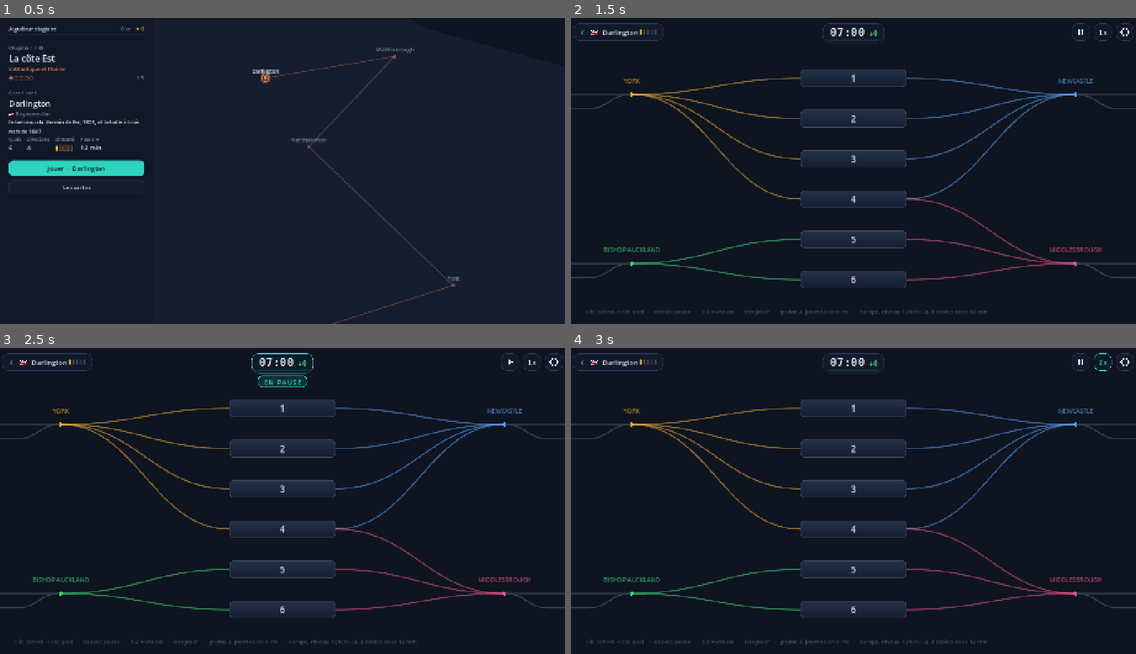
Above: before the commit, frames 1-4 (two rows, left to right).
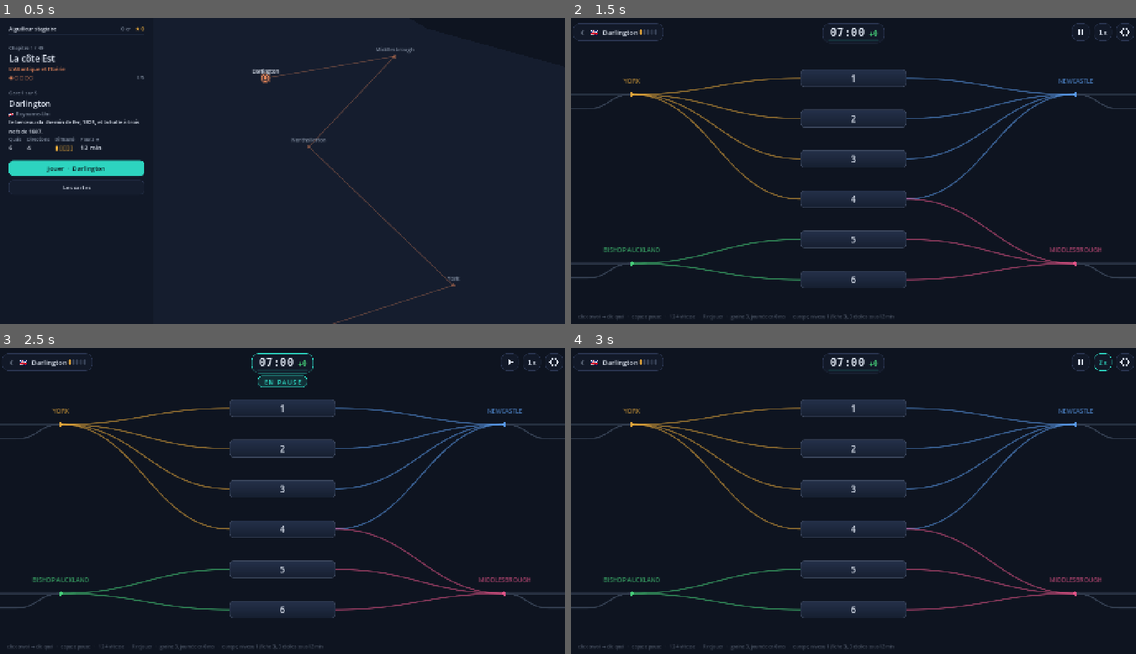
Above: after the commit, the same moments.

Repository: VincentDebaty/station
Game: Godot game, scene res://jeu/app.tscn
Same seed, same stepped clock (60 frames per second), same inputs: the game is played once before the commit and once after it.
Inputs (mouse positions are in pixels of both pictures, inside the frame that each line leads up to):
- Up to frame 1 (0.5 s): no input
- Up to frame 2 (1.5 s): click "Jouer · Darlington" at 0.5 s; click "Commencer" at 1.25 s
- Up to frame 3 (2.5 s): tap Enter at 2 s; move the mouse to (406, 485) at 2.02 s; tap 1 at 2.1 s; click (406, 485) at 2.17 s; tap Space at 2.27 s
- Up to frame 4 (3 s): tap Space at 2.75 s; move the mouse to (740, 516) at 2.77 s; tap 2 at 2.85 s; click (740, 516) at 2.92 s

Frame 1 is identical in both runs. In frame 2, 0.4% of the frame differs, in the area x 1-74%, y 95-99%; in frame 3, 0.4%; in frame 4, 0.4%.

Commit message:
Un régime tactile forçable, et le projet iOS s'exporte
L'export iOS refusait avec un message VIDE en ligne de commande. La cause
n'était pas dans le préréglage mais dans les réglages du projet : une
plateforme mobile exige la compression de texture ETC2/ASTC, et
l'avertissement ne vit que dans le bandeau de la fenêtre d'export de
l'éditeur. Une heure de suppositions à l'aveugle, puis Vincent a ouvert
l'éditeur et le texte rouge disait tout. Leçon consignée : quand la ligne
de commande se tait, c'est l'éditeur qu'il faut ouvrir.

project.godot déclare donc import_etc2_astc, et le projet Xcode se génère.
Reste la signature, qui demande un compte Apple dans Xcode.

Le simulateur est une impasse : l'exportateur iOS de Godot 4.7 ne produit
que l'architecture de l'appareil, et l'édition de liens pour le simulateur
échoue sur un _main introuvable. D'où STATION_TACTILE=1, qui force au
bureau le régime du téléphone — UIK à 1,5 et le facteur de bandeau à 1,93,
ce que la mesure donne sur un iPhone 17 en paysage. C'est le seul moyen de
voir la passe tactile sans appareil, et il a servi tout de suite : la ligne
de mise au point débordait de l'écran une fois grossie. Elle ne suit plus
le facteur du bandeau.

Contrôles : carte-check R10 vert, net-check vert.

Co-Authored-By: Claude Opus 5 <noreply@anthropic.com>

Diff:
--- a/jeu/style.gd
+++ b/jeu/style.gd
@@ -63,8 +63,20 @@
 
 ## À appeler une fois l'écran connu. Sans elle, les deux facteurs valent 1 et
 ## le jeu s'affiche comme au bureau — ce qui est le bon repli.
+## STATION_TACTILE=1 force le régime du téléphone au bureau : c'est le seul
+## moyen de VOIR la passe tactile sans appareil, l'exportateur iOS de Godot 4.7
+## ne produisant que l'architecture de l'appareil (pas de simulateur).
+## STATION_TACTILE=0 force l'inverse, pour comparer.
 static func calibrer(viewport: Viewport) -> void:
-	UIK = 1.5 if DisplayServer.is_touchscreen_available() else 1.0
+	var force := OS.get_environment("STATION_TACTILE")
+	var tactile: bool = force == "1" if force != "" else DisplayServer.is_touchscreen_available()
+	UIK = 1.5 if tactile else 1.0
+	if force == "1":
+		# Au bureau, la fenêtre est déjà à l'échelle du viewport : sans cela le
+		# bandeau ne bougerait pas, et l'essai ne montrerait que la moitié de la
+		# passe. 1,93 est ce que la mesure donne sur un iPhone 17 en paysage.
+		HUD_K = 1.93
+		return
 	var dpi := DisplayServer.screen_get_dpi()
 	var large := float(DisplayServer.window_get_size().x)
 	var unites := viewport.get_visible_rect().size.x
--- a/jeu/vue_jeu.gd
+++ b/jeu/vue_jeu.gd
@@ -754,10 +754,13 @@
 	# Le jeu web est « 100 % visuel » et n'a aucune bande de texte. Celle-ci est
 	# un outil de mise au point — c'est elle qui donne la graine à citer dans un
 	# retour de test. Volontairement discrète, et elle partira au moteur final.
-	draw_string(sans, Vector2(28 * k, size_ecran().y - 20 * k),
+	# Elle ne suit PAS le facteur du bandeau : grossie, elle déborde de l'écran
+	# d'un téléphone (mesuré le 3 septembre 2026). Petite, elle reste lisible
+	# quand on la cherche et invisible quand on joue — ce qu'on veut d'elle.
+	draw_string(sans, Vector2(18, size_ecran().y - 14),
 		"clic convoi → clic quai   ·   espace pause   ·   1 2 4 vitesse   ·   R rejouer   ·   graine %d, journée en %d ms   ·   %s"
 			% [graine, duree_generation_ms, _niveau_texte()],
-		HORIZONTAL_ALIGNMENT_LEFT, -1, ti.call(11), Color(Sty.MUET, 0.55))
+		HORIZONTAL_ALIGNMENT_LEFT, -1, 11, Color(Sty.MUET, 0.55))
 
 
 # --- le repère du tutoriel --------------------------------------------------
--- a/project.godot
+++ b/project.godot
@@ -1,13 +1,10 @@
-; Projet Godot de Station — POSÉ À LA RACINE DU DÉPÔT, volontairement.
+; Engine configuration file.
+; It's best edited using the editor UI and not directly,
+; since the parameters that go here are not all obvious.
 ;
-; La raison est celle qui a guidé six mois de travail : UNE SEULE COPIE des
-; données. `res://data/stations/...` pointe directement sur les 401 fiches que
-; lisent aussi les quatre contrôles Node et le prototype web. Un sous-dossier
-; `godot/` aurait imposé de dupliquer `data/` ou d'ajouter une étape de copie —
-; exactement le risque de désynchronisation que le projet évite.
-;
-; Les dossiers du prototype (js, css, tools, prototypes, icons, assets) portent
-; un `.gdignore` : Godot ne les voit pas. Voir PORTAGE-GODOT.md.
+; Format:
+;   [section] ; section goes between []
+;   param=value ; assign values to parameters
 
 config_version=5
 
@@ -17,9 +14,6 @@
 config/description="Jeu d'aiguillage ferroviaire. Le poste d'aiguillage."
 run/main_scene="res://jeu/app.tscn"
 config/features=PackedStringArray("4.7", "Mobile")
-; L'icône de l'application. Le prototype a les siennes (icons/), mais ce dossier
-; porte un .gdignore : Godot ne le voit pas. D'où cette copie, la seule du
-; projet — une icône est un asset du moteur, pas une donnée de jeu.
 config/icon="res://jeu/icone.png"
 
 [autoload]
@@ -29,10 +23,6 @@
 
 [display]
 
-; LE VIEWPORT REPREND LE GABARIT DU PROTOTYPE — 1400 x 760, axe à y=400.
-; Une unité monde du prototype vaut donc UN pixel Godot : CAR_LEN 30 reste 30,
-; PLAT_H 42 reste 42, PLAT_LEN 262 reste 262. Le gabarit se transpose
-; littéralement, sans facteur d'échelle à retenir (PORTAGE-GODOT.md §4).
 window/size/viewport_width=1400
 window/size/viewport_height=760
 window/stretch/mode="canvas_items"
@@ -41,6 +31,13 @@
 
 [rendering]
 
+; LA COMPRESSION DE TEXTURE D'UNE PLATEFORME MOBILE. Sans elle, l'export iOS
+; refuse — et en ligne de commande il refuse SANS MESSAGE : la validation du
+; préréglage est vide, l'avertissement vit ailleurs, dans le bandeau de la
+; fenêtre d'export. Trouvé le 3 septembre 2026 en ouvrant l'éditeur, après
+; une heure de suppositions à l'aveugle. Le jeu n'a qu'une texture (l'icône) :
+; c'est une formalité, mais une formalité bloquante.
+textures/vram_compression/import_etc2_astc=true
+
 renderer/rendering_method="mobile"
-renderer/rendering_method.mobile="mobile"
 environment/defaults/default_clear_color=Color(0.0549, 0.0784, 0.1255, 1)
Not shown, added: jeu/app.gd.uid
Not shown, added: jeu/bench_journee.gd.uid
Not shown, added: jeu/capture.gd.uid
Not shown, added: jeu/catalogue.gd.uid
Not shown, added: jeu/donnees.gd.uid
Not shown, added: jeu/enclenchement.gd.uid
Not shown, added: jeu/gare.gd.uid
Not shown, added: jeu/geometrie.gd.uid
Not shown, added: jeu/hasard.gd.uid
Not shown, added: jeu/icone.png.import
Not shown, added: jeu/journee.gd.uid
Not shown, added: jeu/json_exact.gd.uid
(and 13 more such lines)
